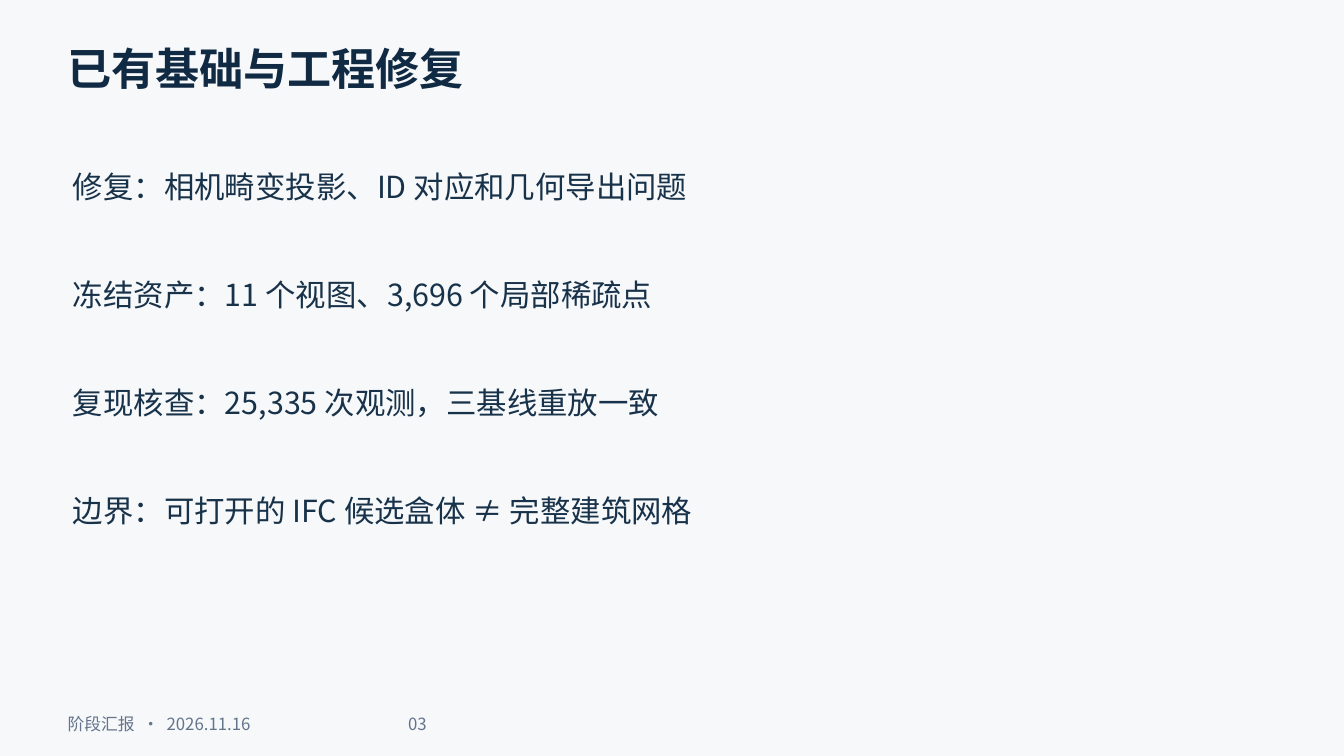
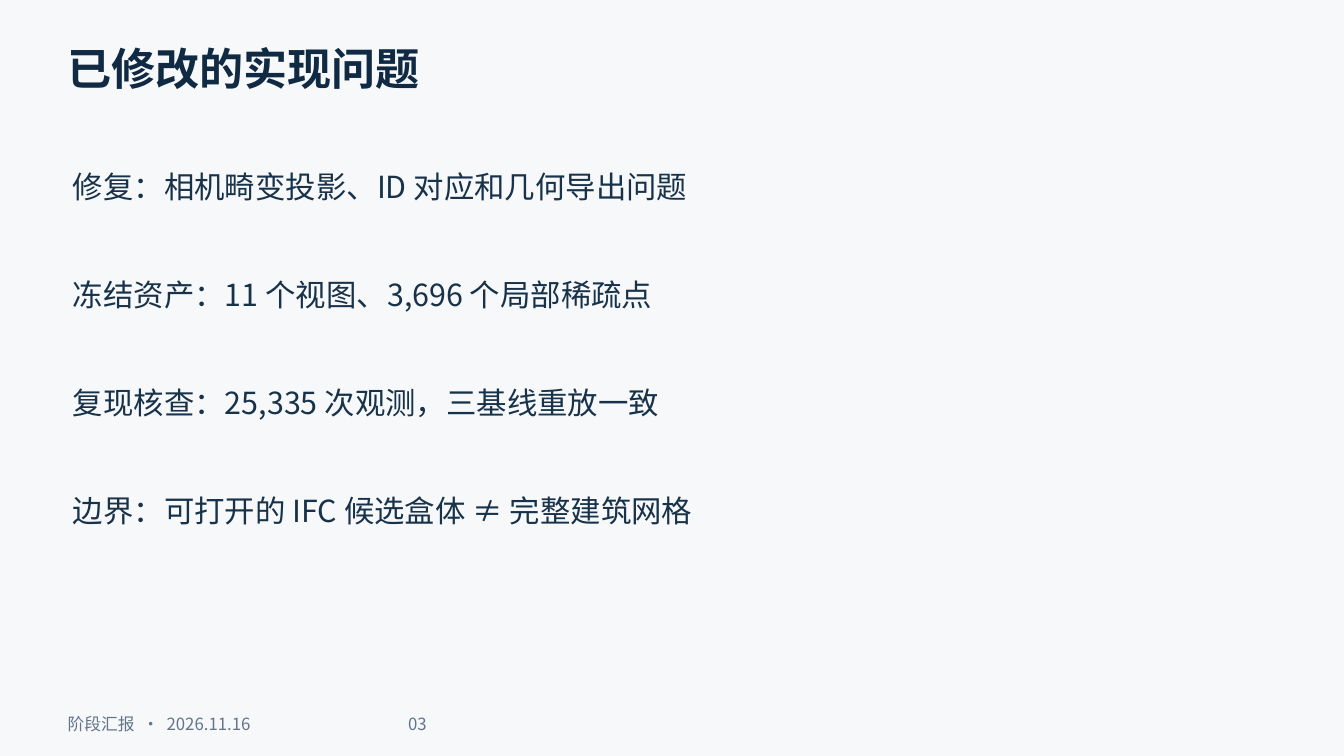
Before and after one commit to ymania/paper_pipeline, a slide deck: slide 3 of reports/2026-11-16/research_progress_20261116.pptx. Drawn at 1344x756 pixels with LibreOffice and Linux fonts; fonts in the diff are those of the drawing. Boxes give left, top, right and bottom in pixels: in the first picture for what was removed or moved away, otherwise in the second. Text is boxed around its words. In the diff, an @@ line names an element or a change of style, - is before the commit and + after.

```diff
--- a/reports/2026-11-16/research_progress_20261116.pptx
+++ b/reports/2026-11-16/research_progress_20261116.pptx
@@ text at (68,47,420,89): text changed @@
-已有基础与工程修复
+已修改的实现问题
```
Also in this commit, not shown: 6 other slides changed, 4 other files.
